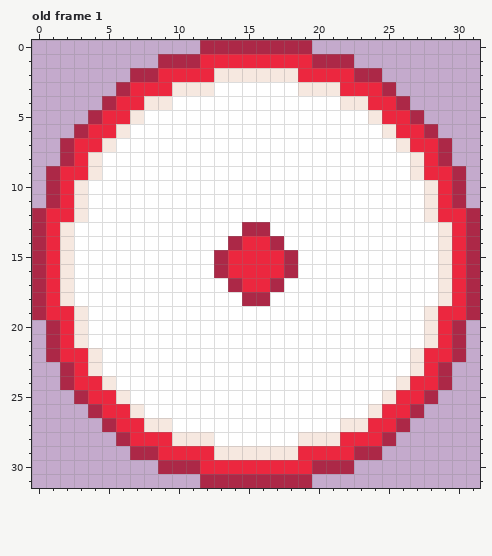
File history of a pixel-art file, AsepriteSourceFiles/Bobber.aseprite. Above: the version before the commit.
32x32 pixels, 1 frame. Shown: old frame 1. The commit also changed other frames, which this record leaves out.
After the commit:
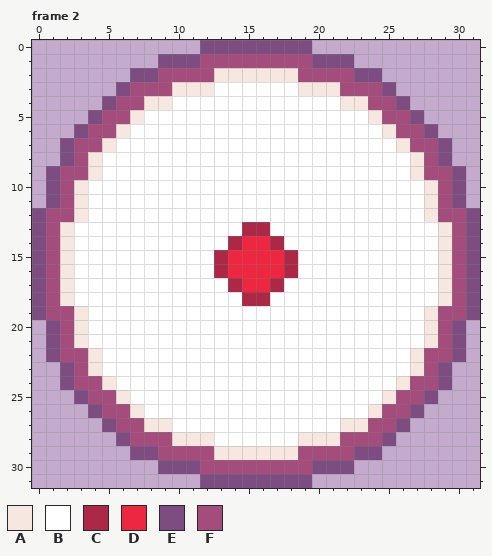
Palette (. is transparent): A #f6e8e0  B #ffffff  C #ac2847  D #ec273f  E #7d4d82  F #a44d7d
A new or re-ordered frame is compared with the old frame closest to it.
Commit message: Added sinking animation to bobber sprite
What changed:
frames 1 -> 6
Frame 2 is new; against old frame 1:
Colour C becomes colour E in row 0 at x 12 to 19; in row 1 at x 9 to 11 and 20 to 22; in row 2 at x 7 to 8 and 23 to 24; in row 3 at x 6 and 25; in row 4 at x 5 and 26; in row 5 at x 4 and 27.
Colour C becomes colour E in row 6 at x 3 and 28; in rows 7 to 8 at x 2 and 29; in rows 9 to 11 at x 1 and 30; in rows 12 to 19 at x 0 and 31; in rows 20 to 22 at x 1 and 30; in rows 23 to 24 at x 2 and 29.
Colour C becomes colour E in row 25 at x 3 and 28; in row 26 at x 4 and 27; in row 27 at x 5 and 26; in row 28 at x 6 and 25; in row 29 at x 7 to 8 and 23 to 24; in row 30 at x 9 to 11 and 20 to 22.
Colour C becomes colour E in row 31 at x 12 to 19.
Colour D becomes colour F in row 1 at x 12 to 19; in row 2 at x 9 to 12 and 19 to 22; in row 3 at x 7 to 9 and 22 to 24; in row 4 at x 6 to 7 and 24 to 25; in row 5 at x 5 to 6 and 25 to 26; in row 6 at x 4 to 5 and 26 to 27.
Colour D becomes colour F in row 7 at x 3 to 4 and 27 to 28; in row 8 at x 3 and 28; in row 9 at x 2 to 3 and 28 to 29; in rows 10 to 11 at x 2 and 29; in row 12 at x 1 to 2 and 29 to 30; in rows 13 to 18 at x 1 and 30.
Colour D becomes colour F in row 19 at x 1 to 2 and 29 to 30; in rows 20 to 21 at x 2 and 29; in row 22 at x 2 to 3 and 28 to 29; in row 23 at x 3 and 28; in row 24 at x 3 to 4 and 27 to 28; in row 25 at x 4 to 5 and 26 to 27.
Colour D becomes colour F in row 26 at x 5 to 6 and 25 to 26; in row 27 at x 6 to 7 and 24 to 25; in row 28 at x 7 to 9 and 22 to 24; in row 29 at x 9 to 12 and 19 to 22; in row 30 at x 12 to 19.
